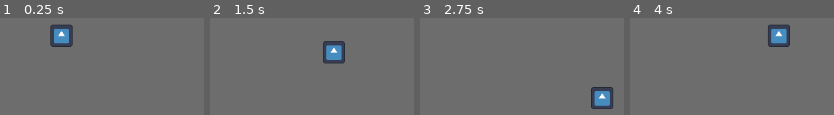
Above: before the commit, frames 1-4 (left to right).
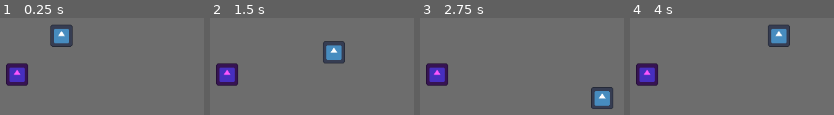
Above: after the commit, the same moments.

Repository: ChrisFlanTheMan/Busy-Work
Game: Godot game, scene res://main.tscn
The game is run twice, just before and just after one commit, with the same random seed, the same clock (stepped at 60 frames per second) and the same inputs. The engine's default icon, where the game draws it, is replaced by a stand-in: a white triangle on a blue panel in a dark square.
Inputs:
- Up to frame 1 (0.25 s): no input
- Up to frame 2 (1.5 s): tap Enter at 0.5 s; hold Right (Right) 0.53-1.28 s; hold Down (Down) from 1.28 s (still down)
- Up to frame 3 (2.75 s): release Down (Down) at 2.03 s; hold Right (Right) from 2.03 s (still down)
- Up to frame 4 (4 s): release Right (Right) at 2.78 s; hold Up (Up) 2.78-3.53 s; hold Left (Left) from 3.53 s (still down)

The runs differ from the first frame. In frame 1, 2.5% of the frame differs, in the area x 2-14%, y 46-71%; in frame 2, 2.5%; in frame 3, 2.5%; in frame 4, 2.5%.

Commit message:
Added enemy.

Diff:
--- /dev/null
+++ b/enemy.tscn
@@ -0,0 +1,16 @@
+[gd_scene load_steps=3 format=3 uid="uid://dtll4y64nibr6"]
+
+[ext_resource type="Texture2D" uid="uid://cioa4k5ruxny7" path="res://icon.svg" id="1_qqw0f"]
+
+[sub_resource type="RectangleShape2D" id="RectangleShape2D_47226"]
+size = Vector2(32, 32)
+
+[node name="Node2D" type="Area2D"]
+
+[node name="Sprite2D" type="Sprite2D" parent="."]
+modulate = Color(1, 0.337255, 1, 1)
+scale = Vector2(0.25, 0.25)
+texture = ExtResource("1_qqw0f")
+
+[node name="CollisionShape2D" type="CollisionShape2D" parent="."]
+shape = SubResource("RectangleShape2D_47226")
--- a/main.tscn
+++ b/main.tscn
@@ -1,6 +1,7 @@
-[gd_scene load_steps=2 format=3 uid="uid://y22n8hs3bqj7"]
+[gd_scene load_steps=3 format=3 uid="uid://y22n8hs3bqj7"]
 
 [ext_resource type="PackedScene" uid="uid://dy2sgfvy4jpjl" path="res://player.tscn" id="1_nrxhn"]
+[ext_resource type="PackedScene" uid="uid://dtll4y64nibr6" path="res://enemy.tscn" id="2_fl8u8"]
 
 [node name="Node2D" type="Node2D"]
 
@@ -11,3 +12,6 @@
 
 [node name="Player" parent="." instance=ExtResource("1_nrxhn")]
 position = Vector2(576, 320)
+
+[node name="Boss" parent="." instance=ExtResource("2_fl8u8")]
+position = Vector2(512, 376)
--- a/player.gd
+++ b/player.gd
@@ -20,3 +20,6 @@
 
 	position.x = clamp(position.x, 0, screenSize.x)
 	position.y = clamp(position.y, 0, screenSize.y)
+
+func _on_body_entered(body):
+	print("Collision")
--- a/player.tscn
+++ b/player.tscn
@@ -1,11 +1,17 @@
-[gd_scene load_steps=3 format=3 uid="uid://dy2sgfvy4jpjl"]
+[gd_scene load_steps=4 format=3 uid="uid://dy2sgfvy4jpjl"]
 
 [ext_resource type="Texture2D" uid="uid://cioa4k5ruxny7" path="res://icon.svg" id="1_58txc"]
 [ext_resource type="Script" path="res://player.gd" id="1_ks18h"]
 
-[node name="Node2D" type="Node2D"]
+[sub_resource type="RectangleShape2D" id="RectangleShape2D_c0fqt"]
+size = Vector2(32, 32)
+
+[node name="Player" type="Area2D"]
 script = ExtResource("1_ks18h")
 
 [node name="Sprite2D" type="Sprite2D" parent="."]
 scale = Vector2(0.25, 0.25)
 texture = ExtResource("1_58txc")
+
+[node name="CollisionShape2D" type="CollisionShape2D" parent="."]
+shape = SubResource("RectangleShape2D_c0fqt")
